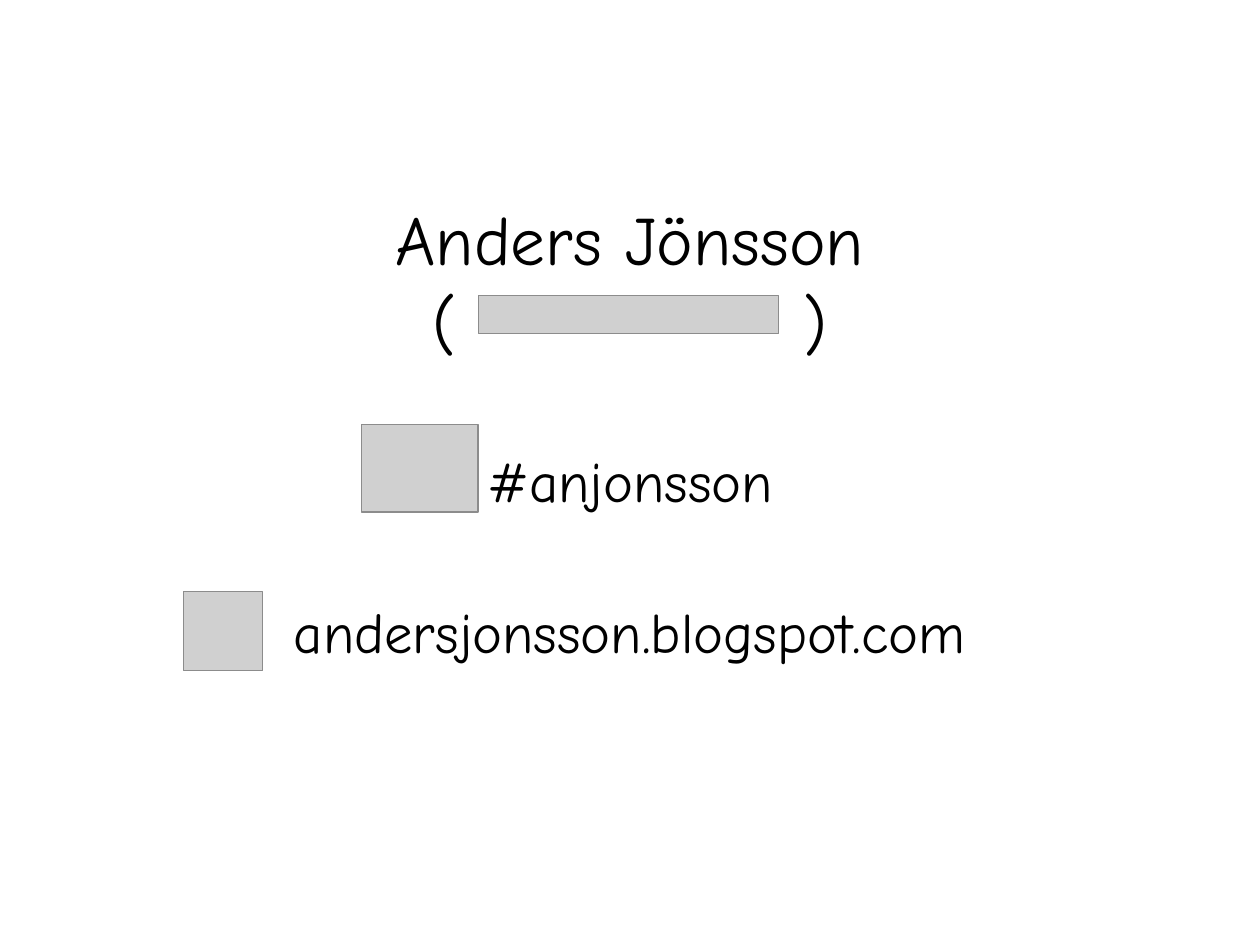
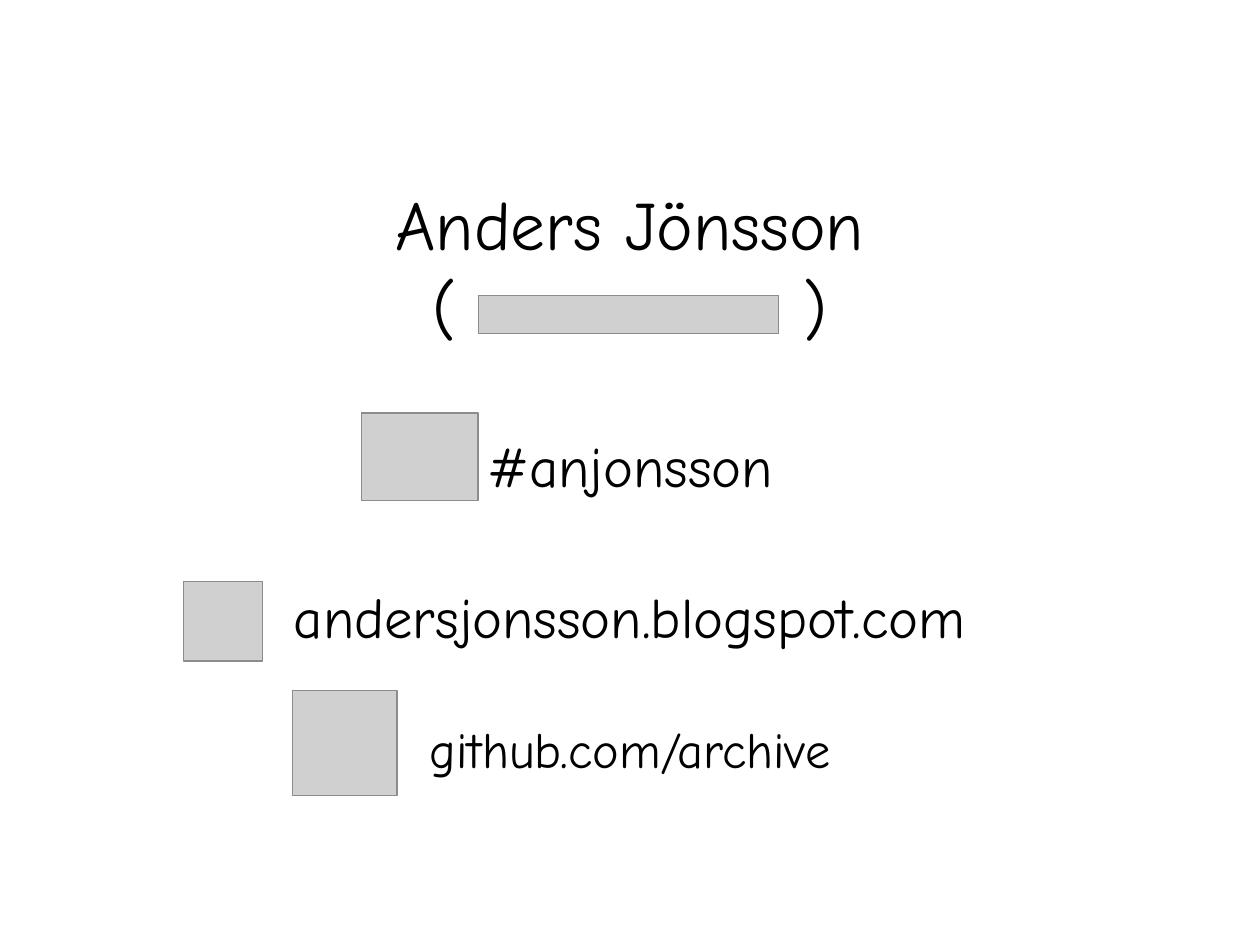
Before and after one commit to archive/talk-mixin-in-js, a slide deck: slide 2 of presentation/Mixins and mixes in JavaScript.pptx. Drawn at 1260x945 pixels with LibreOffice and Linux fonts; fonts in the diff are those of the drawing; grey boxes stand for pictures. Boxes give left, top, right and bottom in pixels: in the first picture for what was removed or moved away, otherwise in the second. Text is boxed around its words. In the diff, an @@ line names an element or a change of style, - is before the commit and + after.

```diff
--- a/presentation/Mixins and mixes in JavaScript.pptx
+++ b/presentation/Mixins and mixes in JavaScript.pptx
@@ title at (x1=294, y1=202, x2=966, y2=778): text changed @@
-Anders Jönsson
-( )
-#anjonsson
-andersjonsson.blogspot.com
+Anders Jönsson
+( )
+#anjonsson
+andersjonsson.blogspot.com
+github.com/archive
@@ picture moved from (x1=362, y1=425, x2=478, y2=512) to (x1=362, y1=413, x2=478, y2=500) @@
@@ picture moved from (x1=184, y1=591, x2=263, y2=670) to (x1=184, y1=582, x2=263, y2=662) @@
@@ picture added at (x1=292, y1=690, x2=397, y2=795) @@
```
Also in this commit, not shown: 2 other slides changed.
